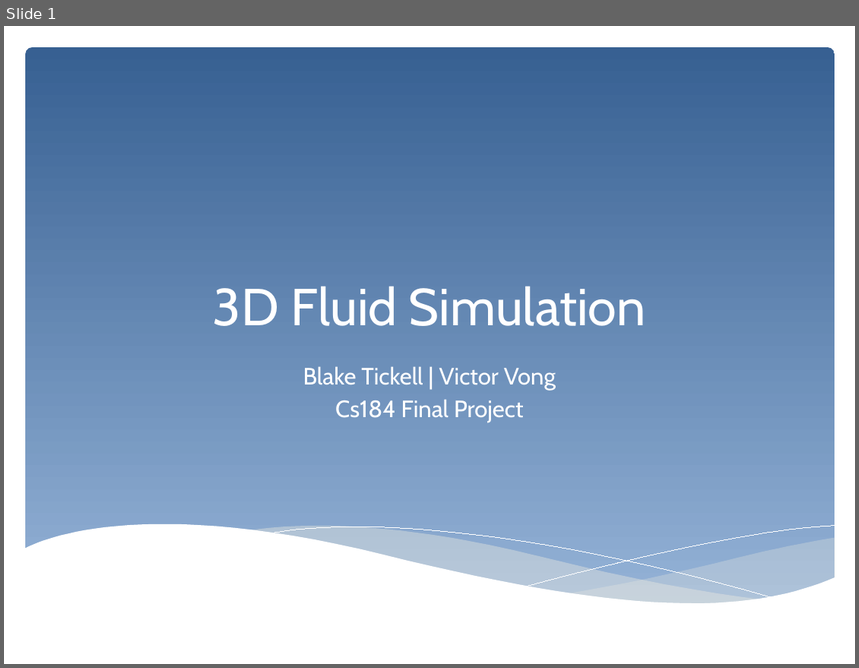
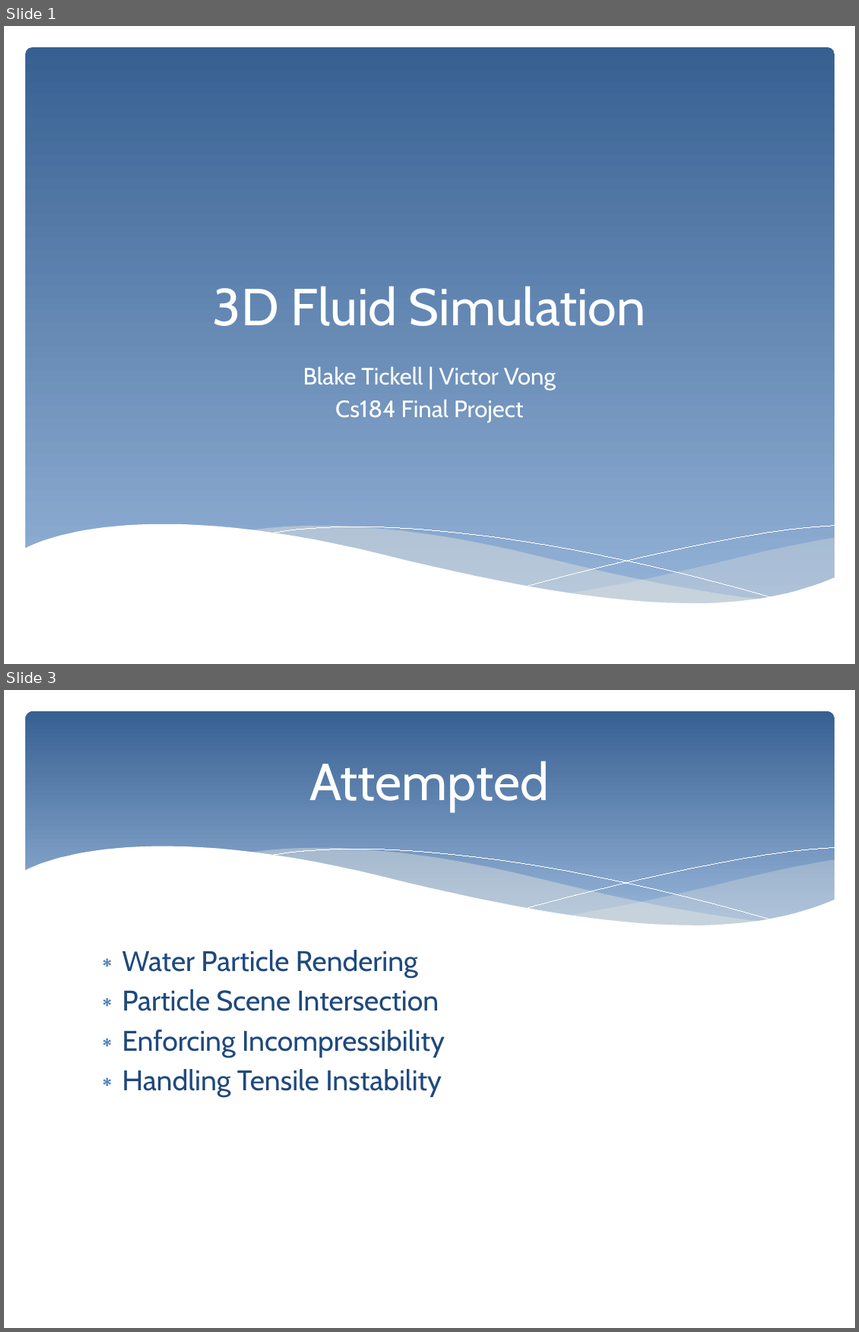
Before and after one commit to victorthevong/cs184, a slide deck: deliverables/cs184_final_slides.pptx. Shown one above the other, each under a label of ours: slide 1 before the commit, slides 1 and 3 after it; the slides between them are not shown. The pictures are 859x668 and 859x1332 pixels, drawn with LibreOffice and Linux fonts; fonts in the diff are those of the drawing. Boxes give left, top, right and bottom in pixels: in the first picture for what was removed or moved away, otherwise in the second. Text is boxed around its words. In the diff, an @@ line names an element or a change of style, - is before the commit and + after.

```diff
--- a/deliverables/cs184_final_slides.pptx
+++ b/deliverables/cs184_final_slides.pptx
@@ slide 3 added at (4,690,855,1328), background #FFFFFF @@
@@ rounded rectangle added at (25,711,835,941), fill gradient #376092 to #95B3D7 @@
@@ title added at (310,761,549,812), 44 pt, text #FFFFFF @@
+Attempted
@@ group added at (24,847,835,970): 5 freeform shapes @@
@@ text added at (122,950,445,1097), 24 pt, text #1F497D @@
+∗ Water Particle Rendering
+∗ Particle Scene Intersection
+∗ Enforcing Incompressibility
+∗ Handling Tensile Instability
```
Also in this commit, not shown: 1 slide changed, 7 other slides added, 5 slides removed.
